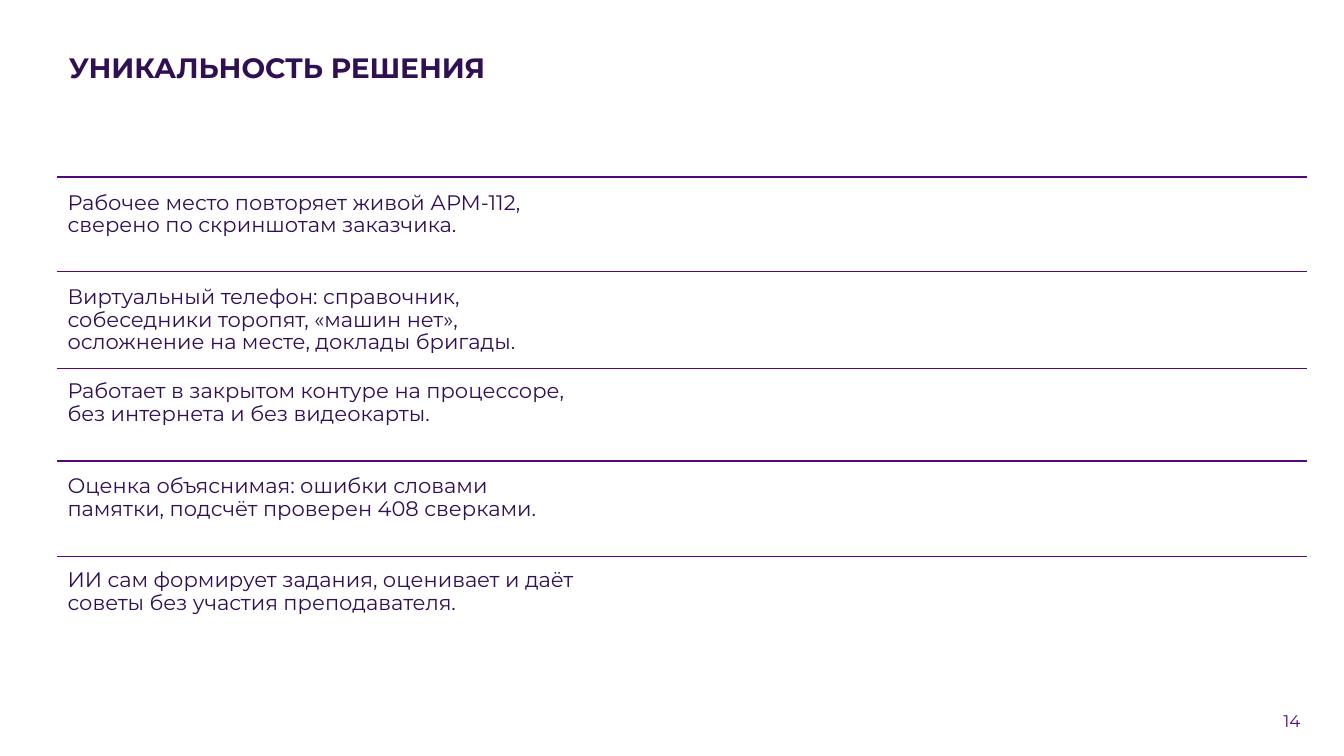
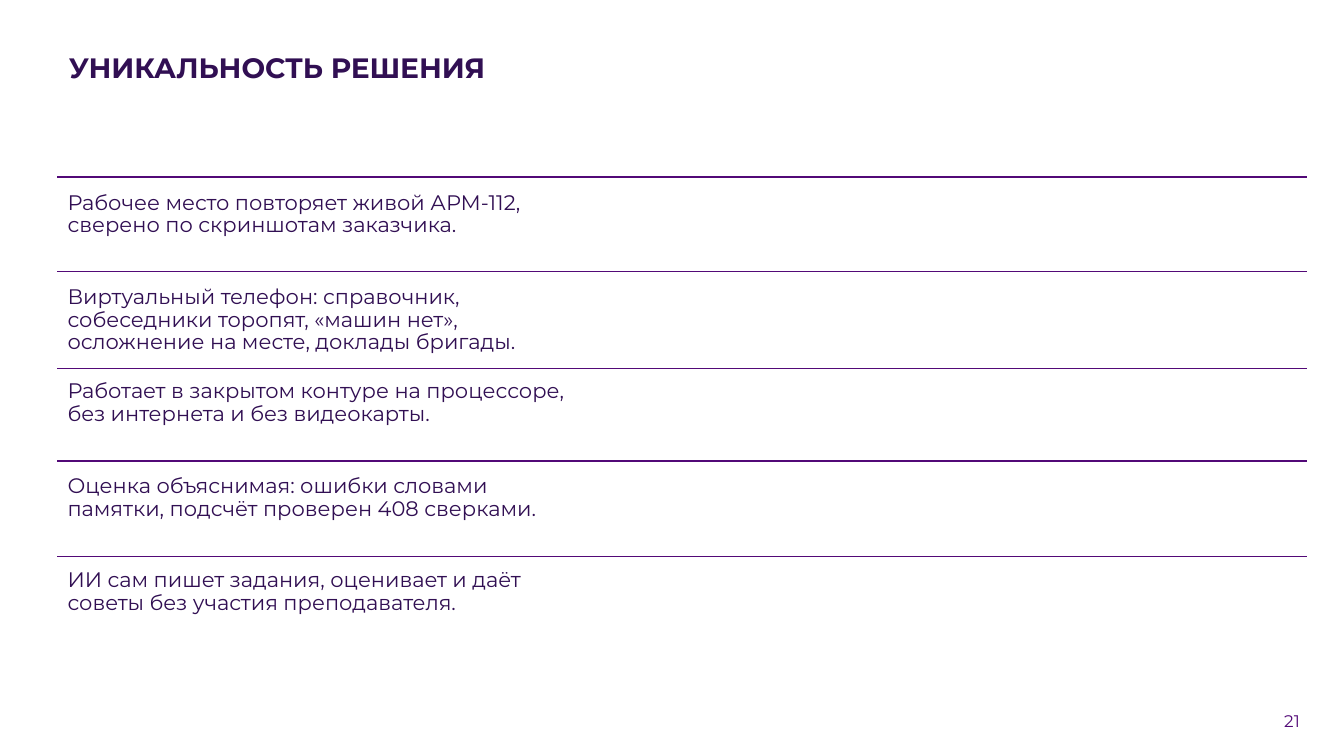
Before and after one commit to Vadik145-beep/lct-112-simulator, a slide deck: slide 21 of docs/presentation/ЛЦТ2026_Ультратех_задача9.pptx (slide 14 before the commit). Drawn at 1344x756 pixels with LibreOffice and Linux fonts; fonts in the diff are those of the drawing; background and template pictures are left out. Boxes give left, top, right and bottom in pixels: in the first picture for what was removed or moved away, otherwise in the second. Text is boxed around its words. In the diff, an @@ line names an element or a change of style, - is before the commit and + after.

Commit message:
docs: презентация финала со скриншотами стенда и пояснениями (#268)
26 слайдов. Добавлены схема «Как проходит занятие», экраны стенда со стрелками
и пояснениями: вход, карточка, виртуальный телефон, справочник, форма «Задания
формирует ИИ», мониторинг преподавателя, разбор с советами. Убраны слайды
«Как устроено» и «Оценка» (их содержание вошло в экраны). Обязательные слайды
шаблона сохранены.

```diff
--- a/docs/presentation/ЛЦТ2026_Ультратех_задача9.pptx
+++ b/docs/presentation/ЛЦТ2026_Ультратех_задача9.pptx
@@ text at box(68, 572, 520, 614): text changed @@
-ИИ сам формирует задания, оценивает и даёт советы без участия преподавателя.
+ИИ сам пишет задания, оценивает и даёт советы без участия преподавателя.
@@ page number at box(1284, 715, 1300, 727): text changed @@
-14
+21
```
Also in this commit, not shown: 5 other slides changed, 9 slides added, 4 slides removed, 1 other file.
